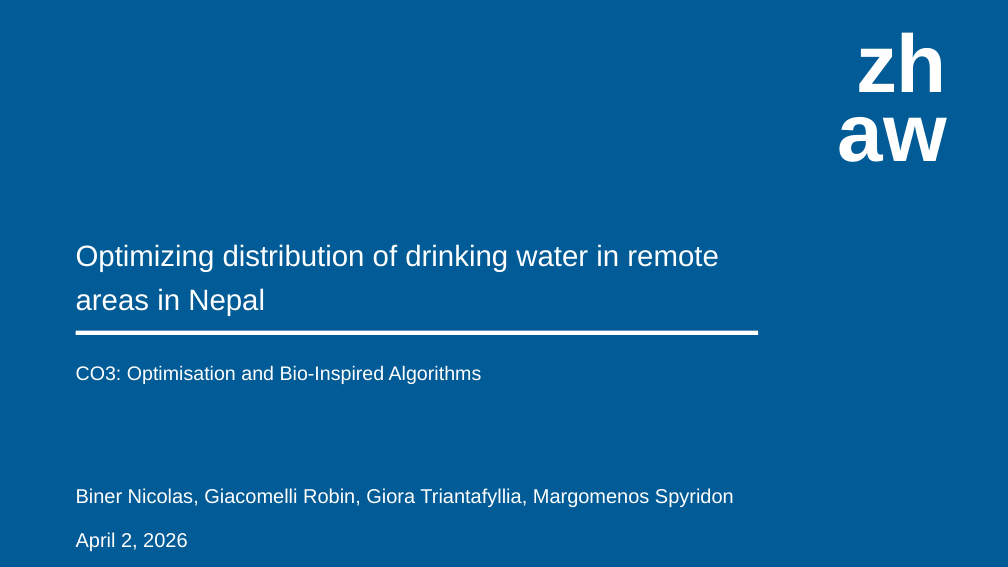
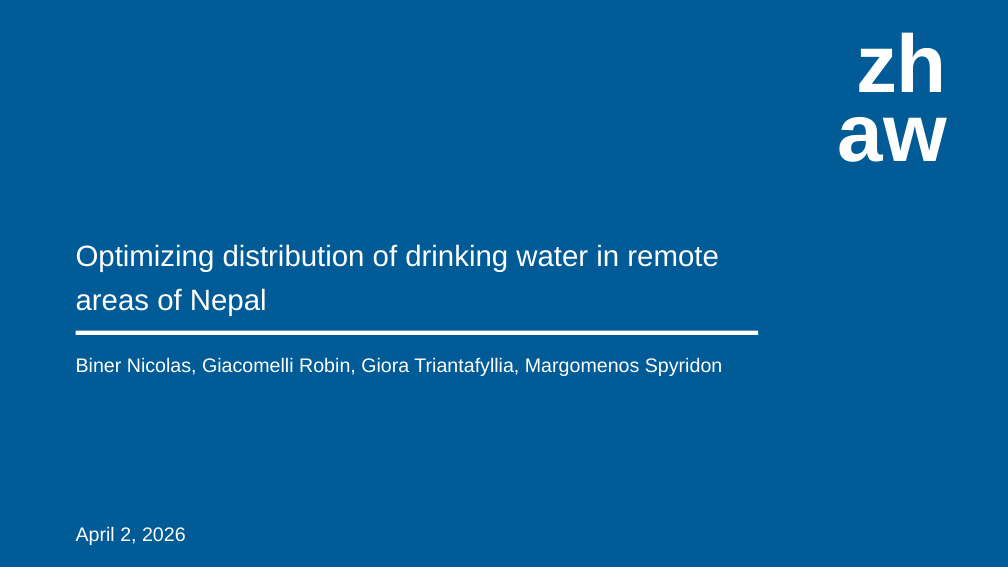
Before and after one commit to the-nerd-sloth/co3-semester-project, a slide deck: slide 1 of Presentation/presentation.pptx. Drawn at 1008x567 pixels with LibreOffice and Linux fonts; fonts in the diff are those of the drawing. Boxes give left, top, right and bottom in pixels: in the first picture for what was removed or moved away, otherwise in the second. Text is boxed around its words. In the diff, an @@ line names an element or a change of style, - is before the commit and + after.

```diff
--- a/Presentation/presentation.pptx
+++ b/Presentation/presentation.pptx
@@ text at (x1=76, y1=244, x2=718, y2=316): text changed @@
-Optimizing distribution of drinking water in remote areas in Nepal
+Optimizing distribution of drinking water in remote areas of Nepal
@@ text at (x1=76, y1=357, x2=722, y2=376): text changed @@
-CO3: Optimisation and Bio-Inspired Algorithms
+Biner Nicolas, Giacomelli Robin, Giora Triantafyllia, Margomenos Spyridon
@@ text at (x1=76, y1=488, x2=734, y2=507): paragraph removed @@
-Biner Nicolas, Giacomelli Robin, Giora Triantafyllia, Margomenos Spyridon
@@ text "April 2, 2026" moved from (x1=76, y1=488, x2=734, y2=551) to (x1=76, y1=526, x2=186, y2=545) @@
@@ text "April 2, 2026" at (x1=76, y1=526, x2=186, y2=545): size 14.3 to 14 pt @@
```
Also in this commit, not shown: 6 slides added, 3 slides removed, 1 other file.
